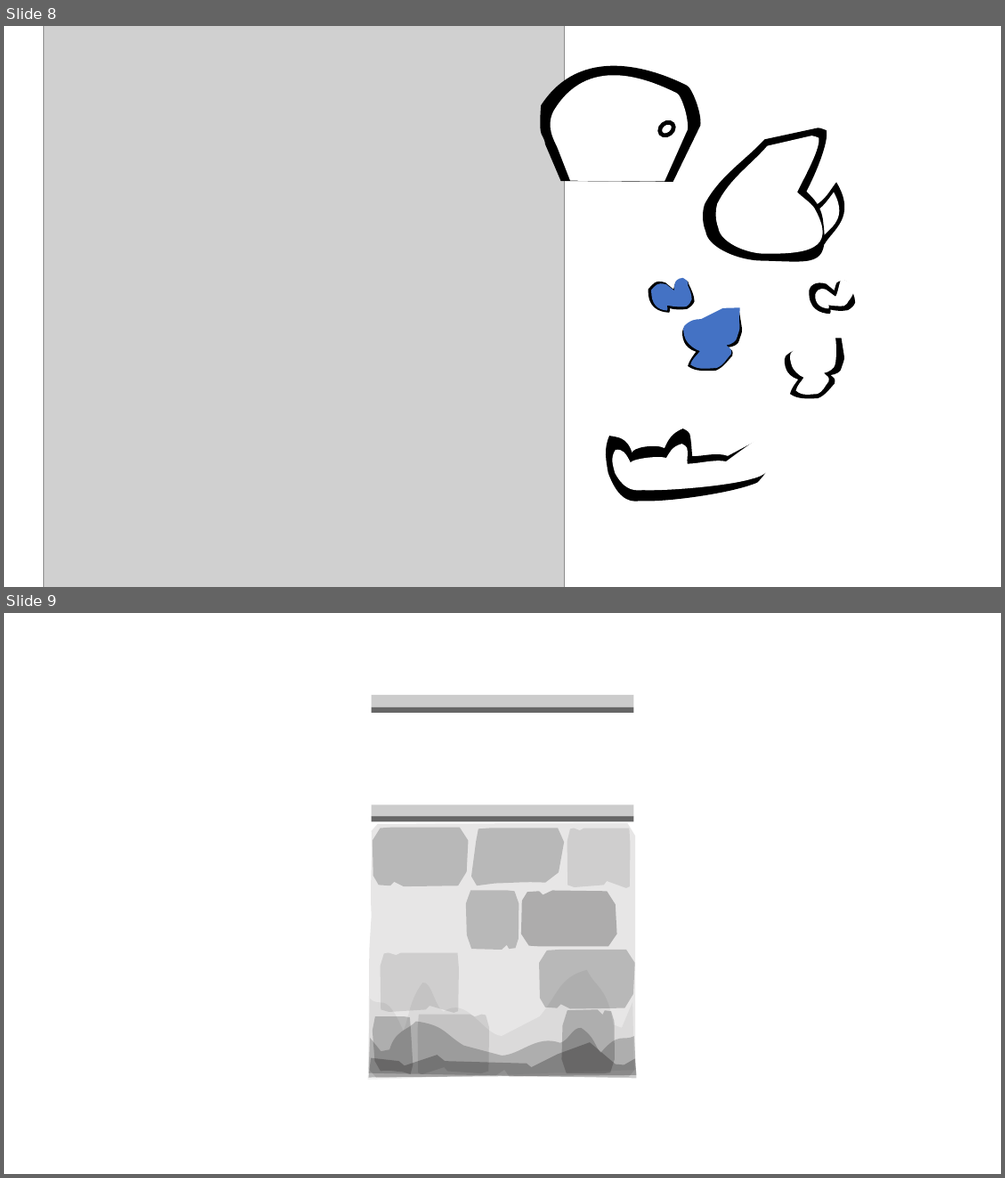
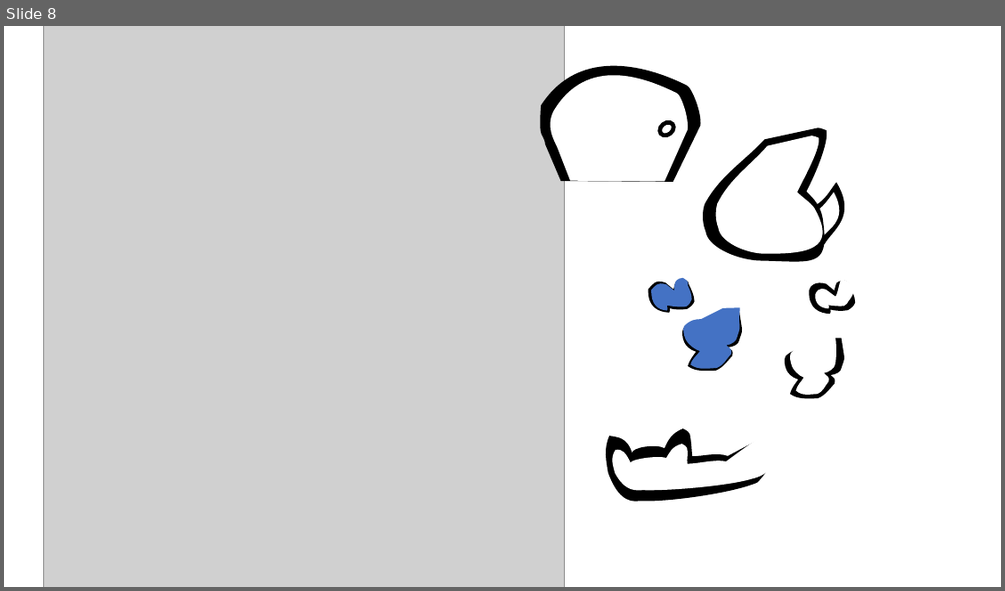
Before and after one commit to pointlesspun/TopDownShooter, a slide deck: Assets/Sprites/image sheet.pptx. Shown one above the other, each under a label of ours: slides 8 and 9 before the commit, slide 8 after it. The pictures are 1005x1178 and 1005x591 pixels, drawn with LibreOffice and Linux fonts; fonts in the diff are those of the drawing; grey boxes stand for pictures. Boxes give left, top, right and bottom in pixels: in the first picture for what was removed or moved away, otherwise in the second. Text is boxed around its words. In the diff, an @@ line names an element or a change of style, - is before the commit and + after.

```diff
--- a/Assets/Sprites/image sheet.pptx
+++ b/Assets/Sprites/image sheet.pptx
@@ slide 9 removed at (x1=4, y1=613, x2=1001, y2=1174), background #FFFFFF @@
@@ freeform shape removed at (x1=369, y1=695, x2=634, y2=824) @@
@@ rectangle removed at (x1=372, y1=695, x2=633, y2=707) @@
@@ rectangle removed at (x1=372, y1=707, x2=633, y2=713) @@
@@ freeform shape removed at (x1=369, y1=823, x2=636, y2=1078) @@
@@ rectangle removed at (x1=372, y1=804, x2=633, y2=817) @@
@@ rectangle removed at (x1=372, y1=817, x2=633, y2=821) @@
@@ freeform shape removed at (x1=372, y1=827, x2=469, y2=886) @@
@@ freeform shape removed at (x1=471, y1=827, x2=564, y2=885) @@
@@ freeform shape removed at (x1=567, y1=828, x2=630, y2=888) @@
@@ freeform shape removed at (x1=466, y1=891, x2=519, y2=949) @@
@@ freeform shape removed at (x1=521, y1=891, x2=617, y2=947) @@
@@ freeform shape removed at (x1=380, y1=952, x2=459, y2=1013) @@
@@ freeform shape removed at (x1=540, y1=949, x2=635, y2=1008) @@
@@ freeform shape removed at (x1=367, y1=970, x2=633, y2=1079) @@
@@ freeform shape removed at (x1=562, y1=1009, x2=615, y2=1073) @@
@@ freeform shape removed at (x1=369, y1=1022, x2=637, y2=1078) @@
@@ freeform shape removed at (x1=372, y1=1017, x2=413, y2=1074) @@
@@ freeform shape removed at (x1=418, y1=1013, x2=489, y2=1074) @@
@@ freeform shape removed at (x1=369, y1=1042, x2=637, y2=1078) @@
```
Also in this commit, not shown: 1 slide added, 3 other files.
